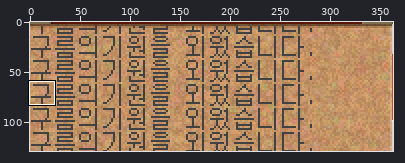
Edited in one commit: sprite sheet (captured_image.png). The first picture is a wide view before the edit; the outline marks the close-up.
Close-up. Earlier state:
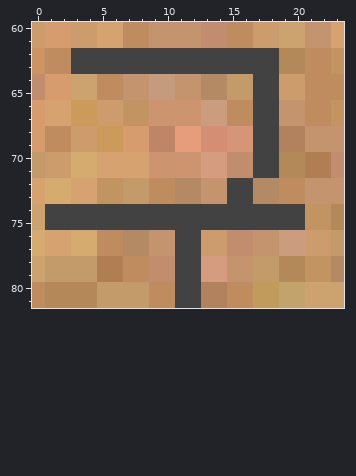
The file is 363x129 pixels. Colours within 5 levels of each other are drawn and written as one. Shown: x 0..23, y 60..81. The commit also changed other parts of the picture, which this record leaves out.
The same view after the edit:
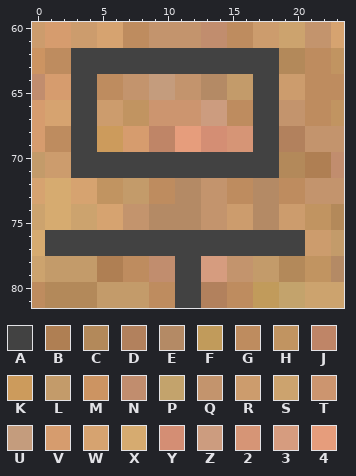
Palette (. is transparent): A #424242  B #af7f53  C #b3895a  D #b2815d  E #b48a65  F #c19b5b  G #be8c5f  H #c19461  J #bf8567  K #cc9b5c  L #c39b6a  M #cc9462  N #c18d6e  P #c3a36c  Q #c3946d  R #cc9c6d  S #cca36e  T #cc956f  U #c49c7d  V #d69c6e  W #d6a370  X #d6ab70  Y #d48e74  Z #cc9c7f  2 #d69576  3 #d69c7f  4 #e69d7c
Changes in this commit:
y 64..65: x 3..4 SS -> AA
y 66..67: x 3..4 KK -> AA
y 68..69: x 3..4 RR -> AA
y 70..71: x 3..16 XXWWWWTTTT33NN -> AAAAAAAAAAAAAA
y 72..73: x 15..16 AA -> GG
y 74..75: x 1..20 AAAAAAAAAAAAAAAAAAAA -> XXSSWWQQEEEEQQRREERR
y 76..77: x 1..10 WWXXGGEEQQ -> AAAAAAAAAA; x 13..20 RRNNQQZZ -> AAAAAAAA
Where, in picture pixels (left, top, right, bottom), the same in both close-ups:
changed: (45, 74, 305, 256)
